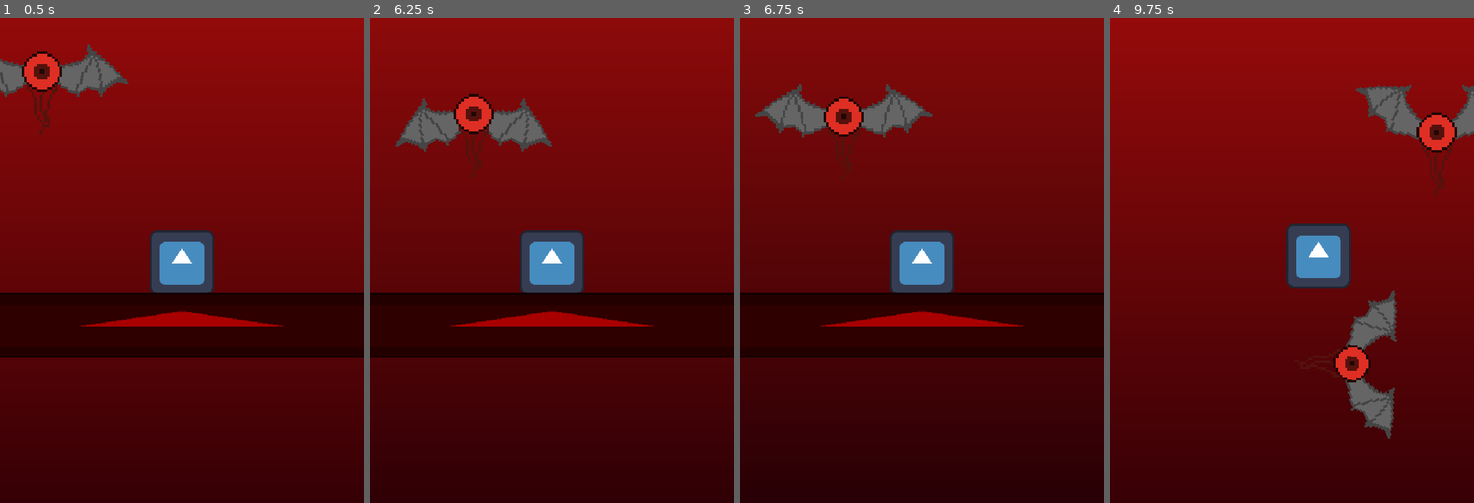
Above: before the commit, frames 1-4 (left to right).
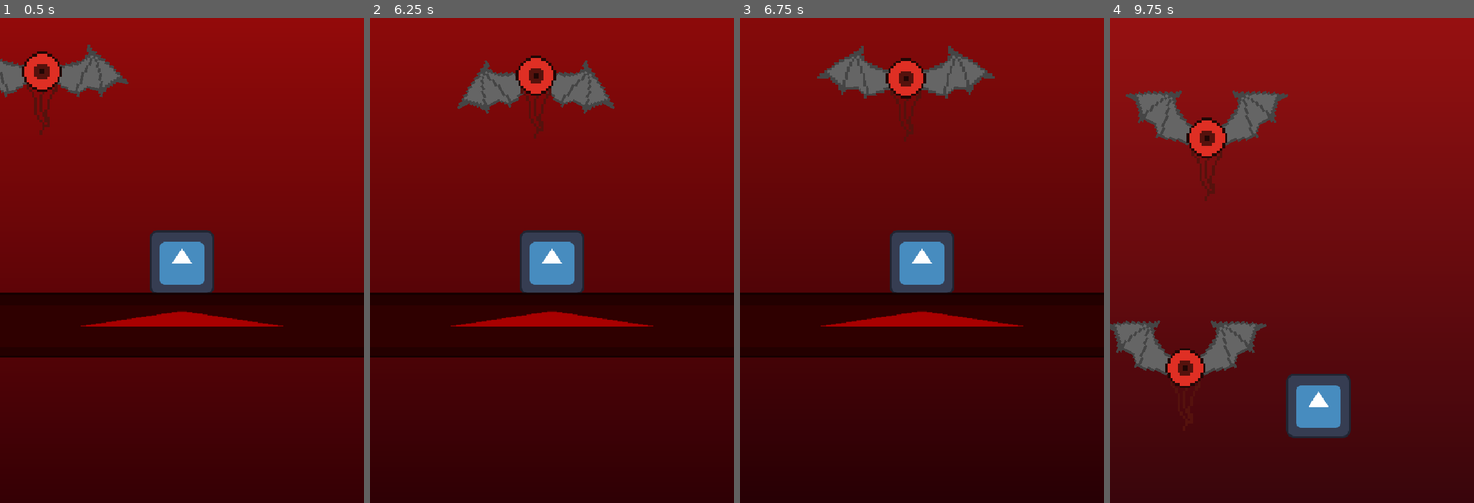
Above: after the commit, the same moments.

Repository: Lucas-Coutinho-Cunha/Gamejam-6hrs
Game: Godot game, scene res://scenes/map.tscn
Two runs of this game, one before a commit and one after it. Both use one fixed random seed, a clock stepped at 60 frames per second and the inputs below. The engine's default icon, where the game draws it, is replaced by a stand-in: a white triangle on a blue panel in a dark square.
Inputs (mouse positions are in pixels of both pictures, inside the frame that each line leads up to):
- Up to frame 1 (0.5 s): no input
- Up to frame 2 (6.25 s): move the mouse to (632, 236) at 0.52 s; hold D (right) 0.53-2.03 s; tap Space (attack) at 0.6, 2.85, 5.1 s; move the mouse to (479, 284) at 1.27 s; tap W (bounce) at 1.35, 3.6, 5.85 s; move the mouse to (588, 153) at 2.02 s; hold A (left) 2.03-2.78 s; click (588, 153) at 2.1 s; move the mouse to (533, 357) at 2.77 s; hold D (right) 2.78-4.28 s; move the mouse to (661, 333) at 3.52 s; move the mouse to (442, 187) at 4.27 s; hold A (left) 4.28-5.03 s; click (442, 187) at 4.35 s; move the mouse to (570, 260) at 5.02 s; hold D (right) 5.03-5.78 s; move the mouse to (497, 139) at 5.77 s; hold A (left) from 5.78 s (still down)
- Up to frame 3 (6.75 s): keep holding A (left); move the mouse to (1002, 236) at 6.52 s; click (1002, 236) at 6.6 s
- Up to frame 4 (9.75 s): move the mouse to (1219, 284) at 7.27 s; release A (left) at 7.28 s; hold D (right) 7.28-9.53 s; tap Space (attack) at 7.35, 9.6 s; move the mouse to (1328, 153) at 8.02 s; tap W (bounce) at 8.1 s; move the mouse to (1273, 357) at 8.77 s; click (1273, 357) at 8.85 s; move the mouse to (1401, 333) at 9.52 s; hold A (left) from 9.53 s (still down)

Frame 1 is identical in both runs. In frame 2, 5.4% of the frame differs, in the area x 7-68%, y 7-33%; in frame 3, 5.6%; in frame 4, 15%, in the area x 0-100%, y 13-87%.

Commit message:
win condition

Diff:
--- a/scenes/map.tscn
+++ b/scenes/map.tscn
@@ -29,7 +29,7 @@
 max_fall_distance = 800.0
 lose_font = ExtResource("2_jh32y")
 background = NodePath("CanvasLayer/ColorRect")
-map_height = 50000.0
+map_height = 10000.0
 enemy_spacing = 450.0
 spawn_min_x = -296.0
 spawn_max_x = 296.0
--- a/scenes/menu.tscn
+++ /dev/null
@@ -1,3 +0,0 @@
-[gd_scene format=3 uid="uid://cea1sc4qofuos"]
-
-[node name="Node2D" type="Node2D" unique_id=391239645]
--- a/scripts/map.gd
+++ b/scripts/map.gd
@@ -11,6 +11,8 @@
 @export var reload_delay: float = 2.5
 @export var lose_text: String = "Hell claims you once more..."
 @export var lose_font: Font
+@export var win_text: String = "Heaven trembles upon your arrival..."
+
 
 @export var background: ColorRect
 
@@ -58,18 +60,30 @@
 	camera.global_position.y = minf(camera.global_position.y, player.global_position.y)
 	if player.global_position.y > highest_y + max_fall_distance:
 		_lose()
+	elif player.global_position.y <= -map_height:
+		_win()
 
 
 func _lose() -> void:
 	lost = true
 	died.play()
 	player_lost.emit()
-	_show_lose_text()
+	_show_text(lose_text)
 	await get_tree().create_timer(reload_delay).timeout
 	get_tree().reload_current_scene()
 
 
-func _show_lose_text() -> void:
+func _win() -> void:
+	lost = true
+	player.velocity.y -= 5000
+	died.play()
+	player_lost.emit()
+	_show_text(win_text)
+	await get_tree().create_timer(reload_delay).timeout
+	get_tree().reload_current_scene()
+
+
+func _show_text(text: String) -> void:
 	var layer: CanvasLayer = CanvasLayer.new()
 	add_child(layer)
 
@@ -84,7 +98,7 @@
 	settings.shadow_offset = Vector2(0.0, 8.0)
 
 	var label: Label = Label.new()
-	label.text = lose_text
+	label.text = text
 	label.label_settings = settings
 	label.horizontal_alignment = HORIZONTAL_ALIGNMENT_CENTER
 	label.vertical_alignment = VERTICAL_ALIGNMENT_CENTER
--- a/scripts/player.gd
+++ b/scripts/player.gd
@@ -51,6 +51,7 @@
 
 
 func _physics_process(delta: float) -> void:
+	print(global_position.y)
 	attack_cooldown_left = maxf(attack_cooldown_left - delta, 0.0)
 	var input_x: float = Input.get_axis("left", "right")
 
Not shown, added: sprites/claws.png.import
Binary file added: sprites/evileye.png
Not shown, added: sprites/evileye.png.import
Not shown, added: sprites/slime.png.import
Binary file added: sprites/tile.png
Not shown, added: sprites/tile.png.import
